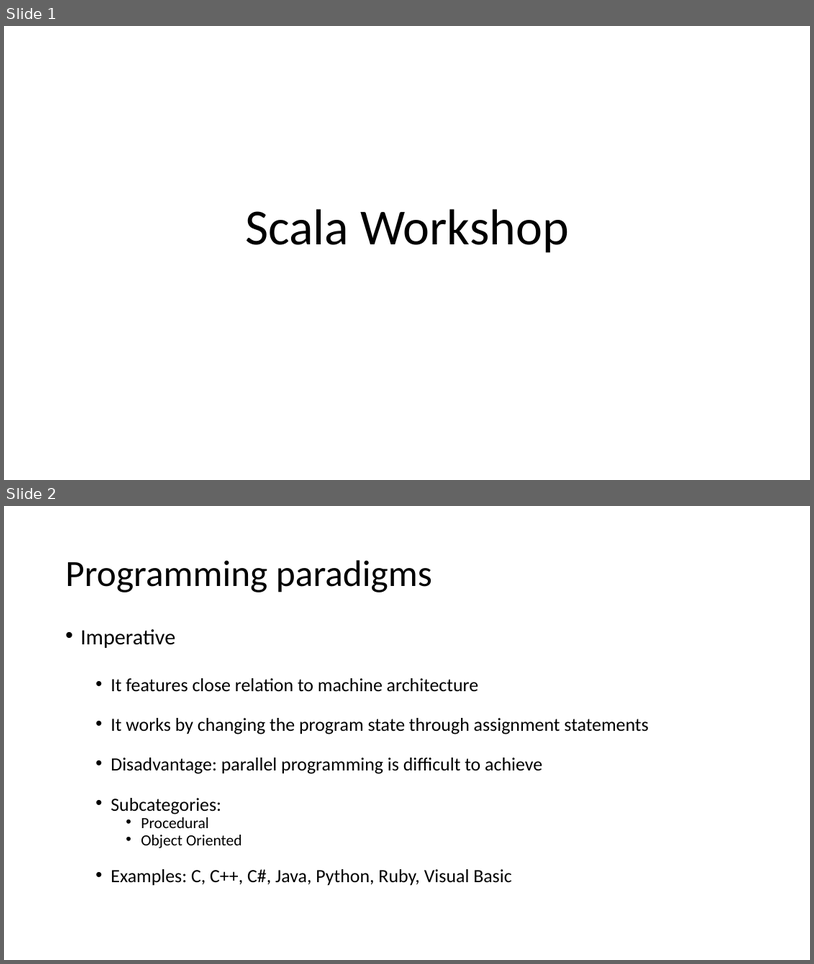
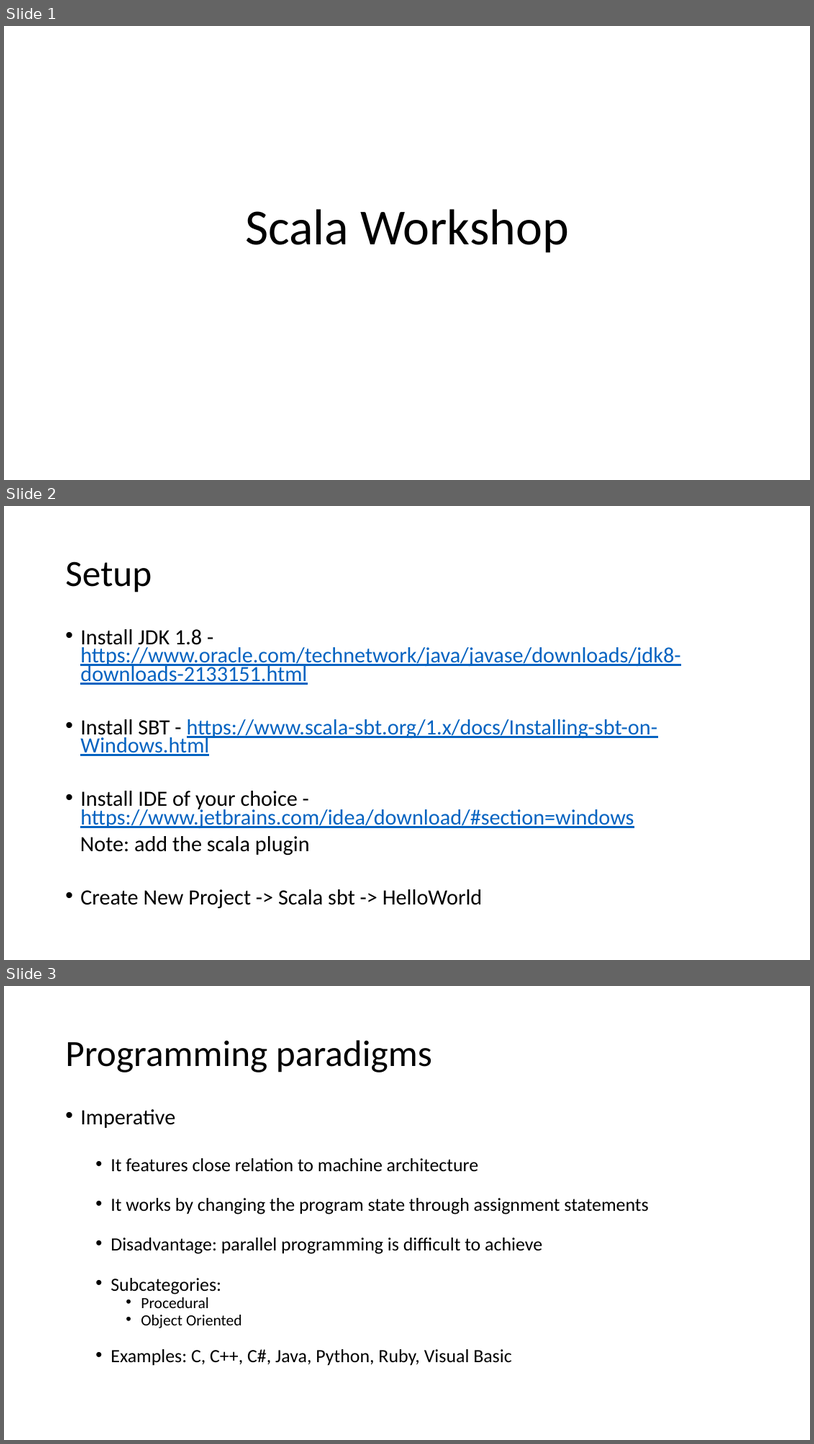
Before and after one commit to florin1288/intro-to-scala, a slide deck: IntroScala.pptx. Shown one above the other, each under a label of ours: slides 1 and 2 before the commit, slides 1, 2 and 3 after it. The pictures are 814x964 and 814x1444 pixels, drawn with LibreOffice and Linux fonts; fonts in the diff are those of the drawing. Boxes give left, top, right and bottom in pixels: in the first picture for what was removed or moved away, otherwise in the second. Text is boxed around its words. In the diff, an @@ line names an element or a change of style, - is before the commit and + after.

Commit message:
Fixed untracked files

```diff
--- a/IntroScala.pptx
+++ b/IntroScala.pptx
@@ slide 2 added at box(4, 506, 810, 960), background #FFFFFF @@
@@ title added at box(65, 561, 152, 592), 44 pt, text #000000 @@
+Setup
@@ text added at box(80, 629, 681, 908), 25.9 pt, text #0563C1, underline @@
+• Install JDK 1.8 - https://www.oracle.com/technetwork/java/javase/downloads/jdk8-downloads-2133151.html
+• Install SBT - https://www.scala-sbt.org/1.x/docs/Installing-sbt-on-Windows.html
+• Install IDE of your choice - https://www.jetbrains.com/idea/download/#section=windows
+Note: add the scala plugin
+• Create New Project -> Scala sbt -> HelloWorld
@@ what was slide 2 is now slide 3 @@
```
